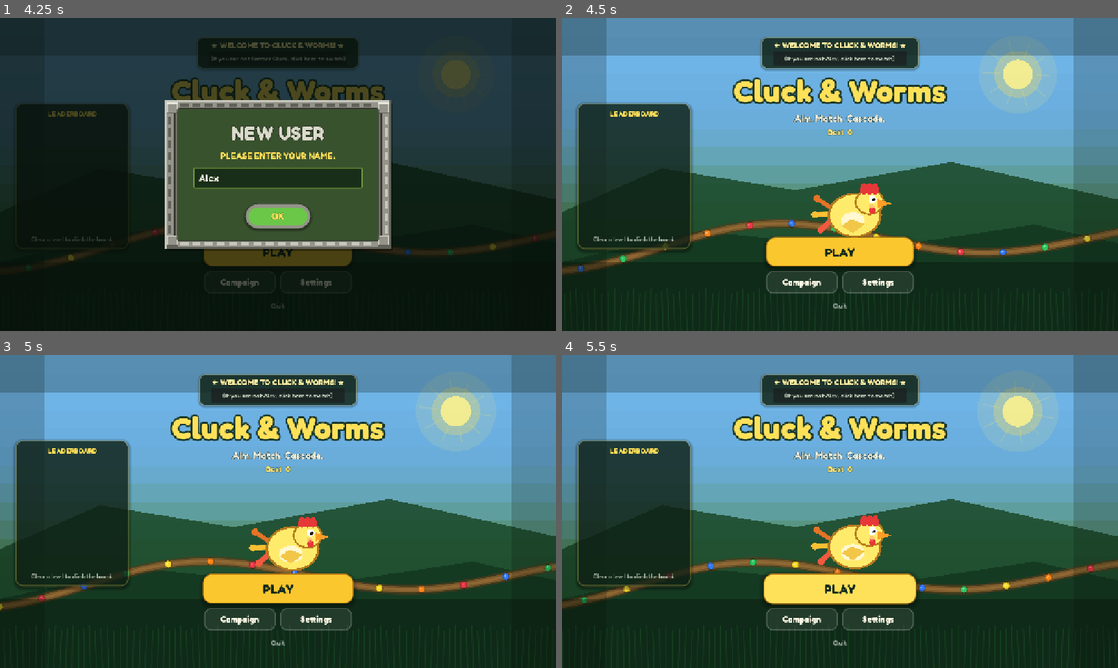
Above: before the commit, frames 1-4 (two rows, left to right).
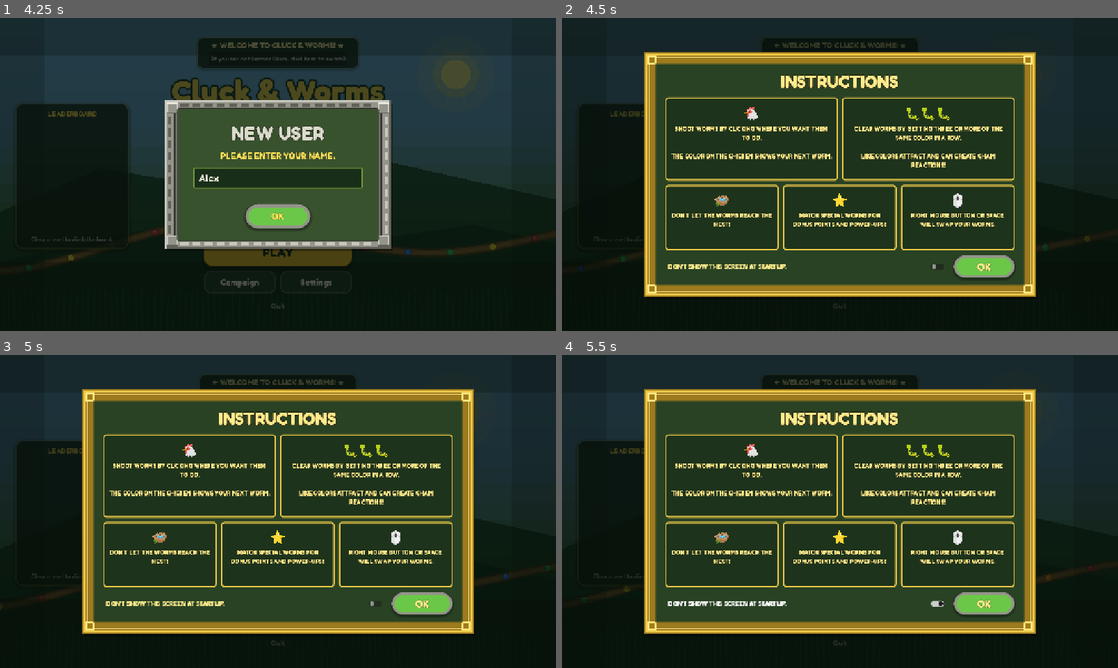
Above: after the commit, the same moments.

Repository: iyanuloluwa-Miracle/Cluck-Worms
Game: Godot game, scene res://scenes/main/Main.tscn
Two runs of this game, one before a commit and one after it. Both use one fixed random seed, a clock stepped at 60 frames per second and the inputs below.
Inputs (mouse positions are in pixels of both pictures, inside the frame that each line leads up to):
- Up to frame 1 (4.25 s): click (278, 177) at 0.52 s; type "Alex" at 0.6 s; click "PLAY" at 1.25 s; click "PLAY" at 2 s; click "Campaign" at 2.75 s; click "Campaign" at 3.5 s
- Up to frame 2 (4.5 s): click "OK" at 4.25 s
- Up to frame 3 (5 s): no input
- Up to frame 4 (5.5 s): click (806, 602) at 5 s, where only the run after the commit has a clickable "DON'T SHOW THIS SCREEN AT STA…"

Frame 1 is identical in both runs. In frame 2, 80% of the frame differs, in the area x 0-100%, y 0-100%; in frame 3, 80%; in frame 4, 80%.

Commit message:
Add Zuma-style instructions screen with startup skip option.

Diff:
--- /dev/null
+++ b/scenes/ui/InstructionsUI.tscn
@@ -0,0 +1,200 @@
+[gd_scene load_steps=2 format=3]
+
+[ext_resource type="Script" path="res://scripts/ui/InstructionsUI.gd" id="1_inst"]
+
+[node name="InstructionsUI" type="Control"]
+process_mode = 3
+layout_mode = 3
+anchors_preset = 15
+anchor_right = 1.0
+anchor_bottom = 1.0
+grow_horizontal = 2
+grow_vertical = 2
+script = ExtResource("1_inst")
+
+[node name="Backdrop" type="ColorRect" parent="."]
+layout_mode = 1
+anchors_preset = 15
+anchor_right = 1.0
+anchor_bottom = 1.0
+grow_horizontal = 2
+grow_vertical = 2
+mouse_filter = 0
+color = Color(0.02, 0.05, 0.03, 0.78)
+
+[node name="Center" type="CenterContainer" parent="."]
+layout_mode = 1
+anchors_preset = 15
+anchor_right = 1.0
+anchor_bottom = 1.0
+grow_horizontal = 2
+grow_vertical = 2
+mouse_filter = 2
+
+[node name="StoneFrame" type="Control" parent="Center"]
+custom_minimum_size = Vector2(900, 560)
+layout_mode = 2
+mouse_filter = 0
+
+[node name="Inner" type="MarginContainer" parent="Center/StoneFrame"]
+layout_mode = 1
+anchors_preset = 15
+anchor_right = 1.0
+anchor_bottom = 1.0
+grow_horizontal = 2
+grow_vertical = 2
+theme_override_constants/margin_left = 24
+theme_override_constants/margin_top = 24
+theme_override_constants/margin_right = 24
+theme_override_constants/margin_bottom = 24
+
+[node name="Fill" type="PanelContainer" parent="Center/StoneFrame/Inner"]
+layout_mode = 2
+
+[node name="Pad" type="MarginContainer" parent="Center/StoneFrame/Inner/Fill"]
+layout_mode = 2
+theme_override_constants/margin_left = 22
+theme_override_constants/margin_top = 16
+theme_override_constants/margin_right = 22
+theme_override_constants/margin_bottom = 16
+
+[node name="VBox" type="VBoxContainer" parent="Center/StoneFrame/Inner/Fill/Pad"]
+layout_mode = 2
+theme_override_constants/separation = 12
+
+[node name="Title" type="Label" parent="Center/StoneFrame/Inner/Fill/Pad/VBox"]
+layout_mode = 2
+theme_override_font_sizes/font_size = 40
+text = "INSTRUCTIONS"
+horizontal_alignment = 1
+
+[node name="Grid" type="VBoxContainer" parent="Center/StoneFrame/Inner/Fill/Pad/VBox"]
+layout_mode = 2
+size_flags_vertical = 3
+theme_override_constants/separation = 10
+
+[node name="TopRow" type="HBoxContainer" parent="Center/StoneFrame/Inner/Fill/Pad/VBox/Grid"]
+layout_mode = 2
+size_flags_vertical = 3
+theme_override_constants/separation = 10
+
+[node name="Shoot" type="PanelContainer" parent="Center/StoneFrame/Inner/Fill/Pad/VBox/Grid/TopRow"]
+layout_mode = 2
+size_flags_horizontal = 3
+size_flags_vertical = 3
+
+[node name="VBox" type="VBoxContainer" parent="Center/StoneFrame/Inner/Fill/Pad/VBox/Grid/TopRow/Shoot"]
+layout_mode = 2
+theme_override_constants/separation = 8
+
+[node name="Icon" type="Label" parent="Center/StoneFrame/Inner/Fill/Pad/VBox/Grid/TopRow/Shoot/VBox"]
+layout_mode = 2
+text = "🐔"
+horizontal_alignment = 1
+
+[node name="Body" type="Label" parent="Center/StoneFrame/Inner/Fill/Pad/VBox/Grid/TopRow/Shoot/VBox"]
+layout_mode = 2
+size_flags_vertical = 3
+text = "SHOOT"
+autowrap_mode = 3
+horizontal_alignment = 1
+
+[node name="Match" type="PanelContainer" parent="Center/StoneFrame/Inner/Fill/Pad/VBox/Grid/TopRow"]
+layout_mode = 2
+size_flags_horizontal = 3
+size_flags_vertical = 3
+
+[node name="VBox" type="VBoxContainer" parent="Center/StoneFrame/Inner/Fill/Pad/VBox/Grid/TopRow/Match"]
+layout_mode = 2
+theme_override_constants/separation = 8
+
+[node name="Icon" type="Label" parent="Center/StoneFrame/Inner/Fill/Pad/VBox/Grid/TopRow/Match/VBox"]
+layout_mode = 2
+text = "🐛"
+horizontal_alignment = 1
+
+[node name="Body" type="Label" parent="Center/StoneFrame/Inner/Fill/Pad/VBox/Grid/TopRow/Match/VBox"]
+layout_mode = 2
+size_flags_vertical = 3
+text = "MATCH"
+autowrap_mode = 3
+horizontal_alignment = 1
+
+[node name="BottomRow" type="HBoxContainer" parent="Center/StoneFrame/Inner/Fill/Pad/VBox/Grid"]
+custom_minimum_size = Vector2(0, 150)
+layout_mode = 2
+theme_override_constants/separation = 10
+
+[node name="Nest" type="PanelContainer" parent="Center/StoneFrame/Inner/Fill/Pad/VBox/Grid/BottomRow"]
+layout_mode = 2
+size_flags_horizontal = 3
+
+[node name="VBox" type="VBoxContainer" parent="Center/StoneFrame/Inner/Fill/Pad/VBox/Grid/BottomRow/Nest"]
+layout_mode = 2
+theme_override_constants/separation = 6
+
+[node name="Icon" type="Label" parent="Center/StoneFrame/Inner/Fill/Pad/VBox/Grid/BottomRow/Nest/VBox"]
+layout_mode = 2
+text = "🪺"
+horizontal_alignment = 1
+
+[node name="Body" type="Label" parent="Center/StoneFrame/Inner/Fill/Pad/VBox/Grid/BottomRow/Nest/VBox"]
+layout_mode = 2
+size_flags_vertical = 3
+text = "NEST"
+autowrap_mode = 3
+horizontal_alignment = 1
+
+[node name="Bonus" type="PanelContainer" parent="Center/StoneFrame/Inner/Fill/Pad/VBox/Grid/BottomRow"]
+layout_mode = 2
+size_flags_horizontal = 3
+
+[node name="VBox" type="VBoxContainer" parent="Center/StoneFrame/Inner/Fill/Pad/VBox/Grid/BottomRow/Bonus"]
+layout_mode = 2
+theme_override_constants/separation = 6
+
+[node name="Icon" type="Label" parent="Center/StoneFrame/Inner/Fill/Pad/VBox/Grid/BottomRow/Bonus/VBox"]
+layout_mode = 2
+text = "⭐"
+horizontal_alignment = 1
+
+[node name="Body" type="Label" parent="Center/StoneFrame/Inner/Fill/Pad/VBox/Grid/BottomRow/Bonus/VBox"]
+layout_mode = 2
+size_flags_vertical = 3
+text = "BONUS"
+autowrap_mode = 3
+horizontal_alignment = 1
+
+[node name="Swap" type="PanelContainer" parent="Center/StoneFrame/Inner/Fill/Pad/VBox/Grid/BottomRow"]
+layout_mode = 2
+size_flags_horizontal = 3
+
+[node name="VBox" type="VBoxContainer" parent="Center/StoneFrame/Inner/Fill/Pad/VBox/Grid/BottomRow/Swap"]
+layout_mode = 2
+theme_override_constants/separation = 6
+
+[node name="Icon" type="Label" parent="Center/StoneFrame/Inner/Fill/Pad/VBox/Grid/BottomRow/Swap/VBox"]
+layout_mode = 2
+text = "🖱️"
+horizontal_alignment = 1
+
+[node name="Body" type="Label" parent="Center/StoneFrame/Inner/Fill/Pad/VBox/Grid/BottomRow/Swap/VBox"]
+layout_mode = 2
+size_flags_vertical = 3
+text = "SWAP"
+autowrap_mode = 3
+horizontal_alignment = 1
+
+[node name="Footer" type="HBoxContainer" parent="Center/StoneFrame/Inner/Fill/Pad/VBox"]
+layout_mode = 2
+theme_override_constants/separation = 16
+
+[node name="DontShow" type="CheckButton" parent="Center/StoneFrame/Inner/Fill/Pad/VBox/Footer"]
+layout_mode = 2
+size_flags_horizontal = 3
+text = "DON'T SHOW THIS SCREEN AT STARTUP."
+
+[node name="OkButton" type="Button" parent="Center/StoneFrame/Inner/Fill/Pad/VBox/Footer"]
+custom_minimum_size = Vector2(140, 52)
+layout_mode = 2
+text = "OK"
--- a/scenes/ui/MainMenuUI.tscn
+++ b/scenes/ui/MainMenuUI.tscn
@@ -1,9 +1,10 @@
-[gd_scene load_steps=4 format=3 uid="uid://bmainmenu001"]
+[gd_scene load_steps=6 format=3 uid="uid://bmainmenu001"]
 
 [ext_resource type="Script" path="res://scripts/ui/MainMenuUI.gd" id="1_menu"]
 [ext_resource type="Script" path="res://scripts/ui/ChickenMascot.gd" id="2_mascot"]
 [ext_resource type="Script" path="res://scripts/ui/MenuAtmosphere.gd" id="3_atmo"]
 [ext_resource type="PackedScene" path="res://scenes/ui/PlayerProfileUI.tscn" id="4_prof"]
+[ext_resource type="PackedScene" path="res://scenes/ui/InstructionsUI.tscn" id="5_inst"]
 
 [node name="MainMenuUI" type="Control"]
 layout_mode = 3
@@ -191,3 +192,6 @@
 
 [node name="PlayerProfileUI" parent="." instance=ExtResource("4_prof")]
 visible = false
+
+[node name="InstructionsUI" parent="." instance=ExtResource("5_inst")]
+visible = false
--- a/scenes/ui/SettingsUI.tscn
+++ b/scenes/ui/SettingsUI.tscn
@@ -101,6 +101,11 @@
 layout_mode = 2
 text = "Reduce visual effects"
 
+[node name="HowToPlayButton" type="Button" parent="Safe/VBox"]
+custom_minimum_size = Vector2(0, 52)
+layout_mode = 2
+text = "How to Play"
+
 [node name="BackButton" type="Button" parent="Safe/VBox"]
 custom_minimum_size = Vector2(0, 52)
 layout_mode = 2
--- /dev/null
+++ b/scripts/ui/InstructionsUI.gd
@@ -0,0 +1,189 @@
+extends Control
+## Zuma-style INSTRUCTIONS plaque — how to play Cluck & Worms.
+
+signal closed
+
+const GOLD := Color(0.92, 0.78, 0.28)
+const GOLD_DARK := Color(0.62, 0.48, 0.12)
+const GOLD_LIGHT := Color(1.0, 0.92, 0.55)
+const FILL_GREEN := Color(0.16, 0.26, 0.14)
+const PANEL_GREEN := Color(0.12, 0.20, 0.11)
+const STONE_MID := Color(0.58, 0.58, 0.54)
+const JADE := Color(0.42, 0.78, 0.28)
+const JADE_HOT := Color(0.52, 0.88, 0.34)
+
+@onready var _frame: Control = $Center/StoneFrame
+@onready var _fill: PanelContainer = $Center/StoneFrame/Inner/Fill
+@onready var _title: Label = $Center/StoneFrame/Inner/Fill/Pad/VBox/Title
+@onready var _dont_show: CheckButton = $Center/StoneFrame/Inner/Fill/Pad/VBox/Footer/DontShow
+@onready var _ok_btn: Button = $Center/StoneFrame/Inner/Fill/Pad/VBox/Footer/OkButton
+@onready var _cell_shoot: PanelContainer = $Center/StoneFrame/Inner/Fill/Pad/VBox/Grid/TopRow/Shoot
+@onready var _cell_match: PanelContainer = $Center/StoneFrame/Inner/Fill/Pad/VBox/Grid/TopRow/Match
+@onready var _cell_nest: PanelContainer = $Center/StoneFrame/Inner/Fill/Pad/VBox/Grid/BottomRow/Nest
+@onready var _cell_bonus: PanelContainer = $Center/StoneFrame/Inner/Fill/Pad/VBox/Grid/BottomRow/Bonus
+@onready var _cell_swap: PanelContainer = $Center/StoneFrame/Inner/Fill/Pad/VBox/Grid/BottomRow/Swap
+
+
+func _ready() -> void:
+	process_mode = Node.PROCESS_MODE_ALWAYS
+	visible = false
+	set_anchors_and_offsets_preset(PRESET_FULL_RECT)
+	mouse_filter = Control.MOUSE_FILTER_STOP
+	_style()
+	_frame.draw.connect(_draw_frame)
+	_frame.resized.connect(_frame.queue_redraw)
+	_ok_btn.pressed.connect(_on_ok)
+
+
+func open_instructions(from_startup: bool = false) -> void:
+	_dont_show.button_pressed = SaveService.tutorial_done if from_startup else SaveService.tutorial_done
+	visible = true
+	modulate.a = 0.0
+	_frame.queue_redraw()
+	_frame.scale = Vector2(0.88, 0.88)
+	_frame.pivot_offset = _frame.size * 0.5
+	var tween := create_tween()
+	tween.set_parallel(true)
+	tween.set_trans(Tween.TRANS_BACK).set_ease(Tween.EASE_OUT)
+	tween.tween_property(self, "modulate:a", 1.0, 0.22)
+	tween.tween_property(_frame, "scale", Vector2.ONE, 0.28)
+
+
+func close_instructions() -> void:
+	var tween := create_tween()
+	tween.set_trans(Tween.TRANS_CUBIC).set_ease(Tween.EASE_IN)
+	tween.tween_property(self, "modulate:a", 0.0, 0.16)
+	tween.chain().tween_callback(func() -> void:
+		visible = false
+		closed.emit()
+	)
+
+
+func _style() -> void:
+	var fill := StyleBoxFlat.new()
+	fill.bg_color = FILL_GREEN
+	fill.border_color = GOLD_DARK
+	fill.set_border_width_all(2)
+	fill.set_corner_radius_all(4)
+	_fill.add_theme_stylebox_override("panel", fill)
+
+	_title.text = "INSTRUCTIONS"
+	UITheme.apply_font(_title, UITheme.WEIGHT_BOLD)
+	_title.add_theme_font_size_override("font_size", 40)
+	_title.add_theme_color_override("font_color", GOLD_LIGHT)
+	_title.add_theme_color_override("font_outline_color", Color(0.15, 0.1, 0.02, 0.9))
+	_title.add_theme_constant_override("outline_size", 6)
+	_title.horizontal_alignment = HORIZONTAL_ALIGNMENT_CENTER
+
+	_style_cell(_cell_shoot, "🐔", [
+		"SHOOT WORMS BY CLICKING WHERE YOU WANT THEM TO GO.",
+		"THE COLOR ON THE CHICKEN SHOWS YOUR NEXT WORM."
+	])
+	_style_cell(_cell_match, "🐛🐛🐛", [
+		"CLEAR WORMS BY GETTING THREE OR MORE OF THE SAME COLOR IN A ROW.",
+		"LIKE COLORS ATTRACT AND CAN CREATE CHAIN REACTIONS!"
+	])
+	_style_cell(_cell_nest, "🪺", [
+		"DON'T LET THE WORMS REACH THE NEST!"
+	])
+	_style_cell(_cell_bonus, "⭐", [
+		"MATCH SPECIAL WORMS FOR BONUS POINTS AND POWER-UPS!"
+	])
+	_style_cell(_cell_swap, "🖱️", [
+		"RIGHT MOUSE BUTTON OR SPACE WILL SWAP YOUR WORMS."
+	])
+
+	UITheme.apply_font(_dont_show, UITheme.WEIGHT_BOLD)
+	_dont_show.add_theme_font_size_override("font_size", 15)
+	_dont_show.add_theme_color_override("font_color", GOLD_LIGHT)
+	_dont_show.text = "DON'T SHOW THIS SCREEN AT STARTUP."
+
+	_ok_btn.text = "OK"
+	UITheme.apply_font(_ok_btn, UITheme.WEIGHT_BOLD)
+	_ok_btn.add_theme_font_size_override("font_size", 24)
+	_ok_btn.add_theme_color_override("font_color", GOLD_LIGHT)
+	_ok_btn.add_theme_color_override("font_hover_color", Color(1.0, 0.98, 0.7, 1.0))
+	_ok_btn.add_theme_color_override("font_pressed_color", GOLD)
+	_ok_btn.add_theme_color_override("font_outline_color", Color(0.08, 0.14, 0.04, 0.8))
+	_ok_btn.add_theme_constant_override("outline_size", 3)
+	_ok_btn.custom_minimum_size = Vector2(140, 52)
+	_ok_btn.add_theme_stylebox_override("normal", _jade_btn(JADE))
+	_ok_btn.add_theme_stylebox_override("hover", _jade_btn(JADE_HOT))
+	_ok_btn.add_theme_stylebox_override("pressed", _jade_btn(Color(0.34, 0.62, 0.22), true))
+	_ok_btn.add_theme_stylebox_override("focus", _jade_btn(JADE_HOT))
+
+
+func _style_cell(panel: PanelContainer, icon_text: String, lines: Array) -> void:
+	var style := StyleBoxFlat.new()
+	style.bg_color = PANEL_GREEN
+	style.border_color = GOLD
+	style.set_border_width_all(3)
+	style.set_corner_radius_all(6)
+	style.content_margin_left = 12
+	style.content_margin_right = 12
+	style.content_margin_top = 10
+	style.content_margin_bottom = 10
+	panel.add_theme_stylebox_override("panel", style)
+
+	var vbox: VBoxContainer = panel.get_node("VBox") as VBoxContainer
+	var icon: Label = vbox.get_node("Icon") as Label
+	icon.text = icon_text
+	icon.horizontal_alignment = HORIZONTAL_ALIGNMENT_CENTER
+	UITheme.apply_font(icon, UITheme.WEIGHT_BOLD)
+	icon.add_theme_font_size_override("font_size", 36)
+
+	var body: Label = vbox.get_node("Body") as Label
+	body.text = "\n\n".join(PackedStringArray(lines))
+	body.autowrap_mode = TextServer.AUTOWRAP_WORD_SMART
+	body.horizontal_alignment = HORIZONTAL_ALIGNMENT_CENTER
+	UITheme.apply_font(body, UITheme.WEIGHT_BOLD)
+	body.add_theme_font_size_override("font_size", 14)
+	body.add_theme_color_override("font_color", GOLD_LIGHT)
+	body.add_theme_color_override("font_outline_color", Color(0.1, 0.08, 0.02, 0.75))
+	body.add_theme_constant_override("outline_size", 2)
+
+
+func _jade_btn(fill: Color, pressed: bool = false) -> StyleBoxFlat:
+	var s := StyleBoxFlat.new()
+	s.bg_color = fill
+	s.border_color = STONE_MID
+	s.set_border_width_all(6)
+	s.set_corner_radius_all(26)
+	s.content_margin_left = 20
+	s.content_margin_right = 20
+	s.content_margin_top = 8
+	s.content_margin_bottom = 8
+	s.shadow_color = Color(0, 0, 0, 0.3 if not pressed else 0.15)
+	s.shadow_size = 5 if not pressed else 2
+	s.shadow_offset = Vector2(0, 3 if not pressed else 1)
+	return s
+
+
+func _draw_frame() -> void:
+	var r := Rect2(Vector2.ZERO, _frame.size)
+	if r.size.x < 8.0 or r.size.y < 8.0:
+		return
+	_frame.draw_rect(Rect2(r.position + Vector2(4, 6), r.size), Color(0, 0, 0, 0.4), true)
+	_frame.draw_rect(r, GOLD_DARK, true)
+	# Ornate gold rim
+	_frame.draw_rect(r.grow(-4), GOLD, false, 5.0)
+	_frame.draw_rect(r.grow(-10), GOLD_LIGHT, false, 2.0)
+	# Corner blocks
+	var corner := 22.0
+	var corners: Array[Vector2] = [
+		r.position + Vector2(6, 6),
+		Vector2(r.end.x - corner - 6, r.position.y + 6),
+		Vector2(r.position.x + 6, r.end.y - corner - 6),
+		Vector2(r.end.x - corner - 6, r.end.y - corner - 6),
+	]
+	for c: Vector2 in corners:
+		var cr := Rect2(c, Vector2(corner, corner))
+		_frame.draw_rect(cr, GOLD_LIGHT, true)
+		_frame.draw_rect(cr.grow(-3), GOLD, true)
+		_frame.draw_rect(cr.grow(-6), GOLD_DARK, true)
+
+
+func _on_ok() -> void:
+	SaveService.set_tutorial_done(_dont_show.button_pressed)
+	UIFx.punch_button(_ok_btn)
+	close_instructions()
--- a/scripts/ui/MainMenuUI.gd
+++ b/scripts/ui/MainMenuUI.gd
@@ -29,8 +29,10 @@
 	else null
 )
 @onready var _profile_dialog: Control = $PlayerProfileUI if has_node("PlayerProfileUI") else null
+@onready var _instructions: Control = $InstructionsUI if has_node("InstructionsUI") else null
 
 var _play_pulse: Tween
+var _awaiting_instructions_after_profile: bool = false
 
 
 func _ready() -> void:
@@ -47,12 +49,17 @@
 	EventBus.high_score_changed.connect(_on_high_score)
 	EventBus.game_state_changed.connect(_on_state)
 	EventBus.player_profile_changed.connect(_on_profile_changed)
+	if _profile_dialog and _profile_dialog.has_signal("profile_confirmed"):
+		_profile_dialog.profile_confirmed.connect(_on_profile_confirmed_for_instructions)
 	_refresh_high_score(SaveService.high_score)
 	_refresh_leaderboard()
 	_refresh_greeting()
 	_on_state(-1, int(GameManager.state))
 	if not SaveService.profile_setup_done:
+		_awaiting_instructions_after_profile = true
 		call_deferred("_prompt_new_user")
+	else:
+		call_deferred("_maybe_show_instructions")
 
 
 func _style() -> void:
@@ -178,9 +185,25 @@
 
 func _prompt_new_user() -> void:
 	if SaveService.profile_setup_done:
+		_maybe_show_instructions()
 		return
 	if _profile_dialog and _profile_dialog.has_method("open_dialog"):
 		_profile_dialog.open_dialog(true)
+
+
+func _maybe_show_instructions() -> void:
+	if not SaveService.profile_setup_done:
+		return
+	if SaveService.tutorial_done:
+		return
+	if _instructions and _instructions.has_method("open_instructions"):
+		_instructions.open_instructions(true)
+
+
+func _on_profile_confirmed_for_instructions(_player_name: String) -> void:
+	if _awaiting_instructions_after_profile:
+		_awaiting_instructions_after_profile = false
+		call_deferred("_maybe_show_instructions")
 
 
 func _on_switch_player() -> void:
--- a/scripts/ui/SettingsUI.gd
+++ b/scripts/ui/SettingsUI.gd
@@ -9,6 +9,7 @@
 @onready var _mute: CheckButton = $Safe/VBox/Mute
 @onready var _shake: CheckButton = $Safe/VBox/ReducedShake
 @onready var _fx: CheckButton = $Safe/VBox/ReducedFx
+@onready var _how_to: Button = $Safe/VBox/HowToPlayButton if has_node("Safe/VBox/HowToPlayButton") else null
 @onready var _back: Button = $Safe/VBox/BackButton
 @onready var _title: Label = $Safe/VBox/Title
 
@@ -19,6 +20,10 @@
 	set_anchors_and_offsets_preset(PRESET_FULL_RECT)
 	UITheme.style_title(_title, UITheme.HEADING_SIZE)
 	_title.text = "Settings"
+	if _how_to:
+		UITheme.apply_ghost_button(_how_to)
+		_how_to.text = "How to Play"
+		_how_to.pressed.connect(_on_how_to_play)
 	UITheme.apply_ghost_button(_back)
 	_back.text = "Back"
 	_back.pressed.connect(_on_back)
@@ -58,6 +63,23 @@
 	EventBus.settings_changed.emit()
 
 
+func _on_how_to_play() -> void:
+	if _how_to:
+		UIFx.punch_button(_how_to)
+	var menu: Node = get_parent().get_node_or_null("MainMenuUI")
+	var instructions: Node = menu.get_node_or_null("InstructionsUI") if menu else null
+	if instructions and instructions.has_method("open_instructions"):
+		visible = false
+		instructions.open_instructions(false)
+		if not instructions.closed.is_connected(_on_instructions_closed):
+			instructions.closed.connect(_on_instructions_closed, CONNECT_ONE_SHOT)
+
+
+func _on_instructions_closed() -> void:
+	if GameManager.state == GameManager.State.MAIN_MENU:
+		open_settings()
+
+
 func _on_back() -> void:
 	_on_changed(0.0)
 	visible = false
--- a/tests/smoke_test_scenes.gd
+++ b/tests/smoke_test_scenes.gd
@@ -18,6 +18,7 @@
 		"res://scenes/ui/StageCompleteUI.tscn",
 		"res://scenes/ui/GameOverUI.tscn",
 		"res://scenes/ui/PlayerProfileUI.tscn",
+		"res://scenes/ui/InstructionsUI.tscn",
 	]
 
 	var failed: int = 0
